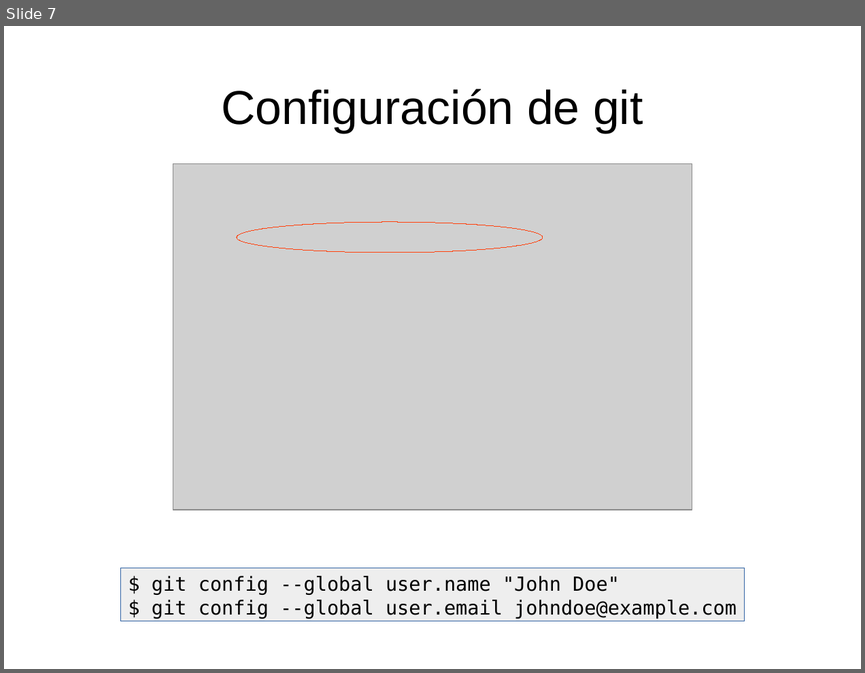
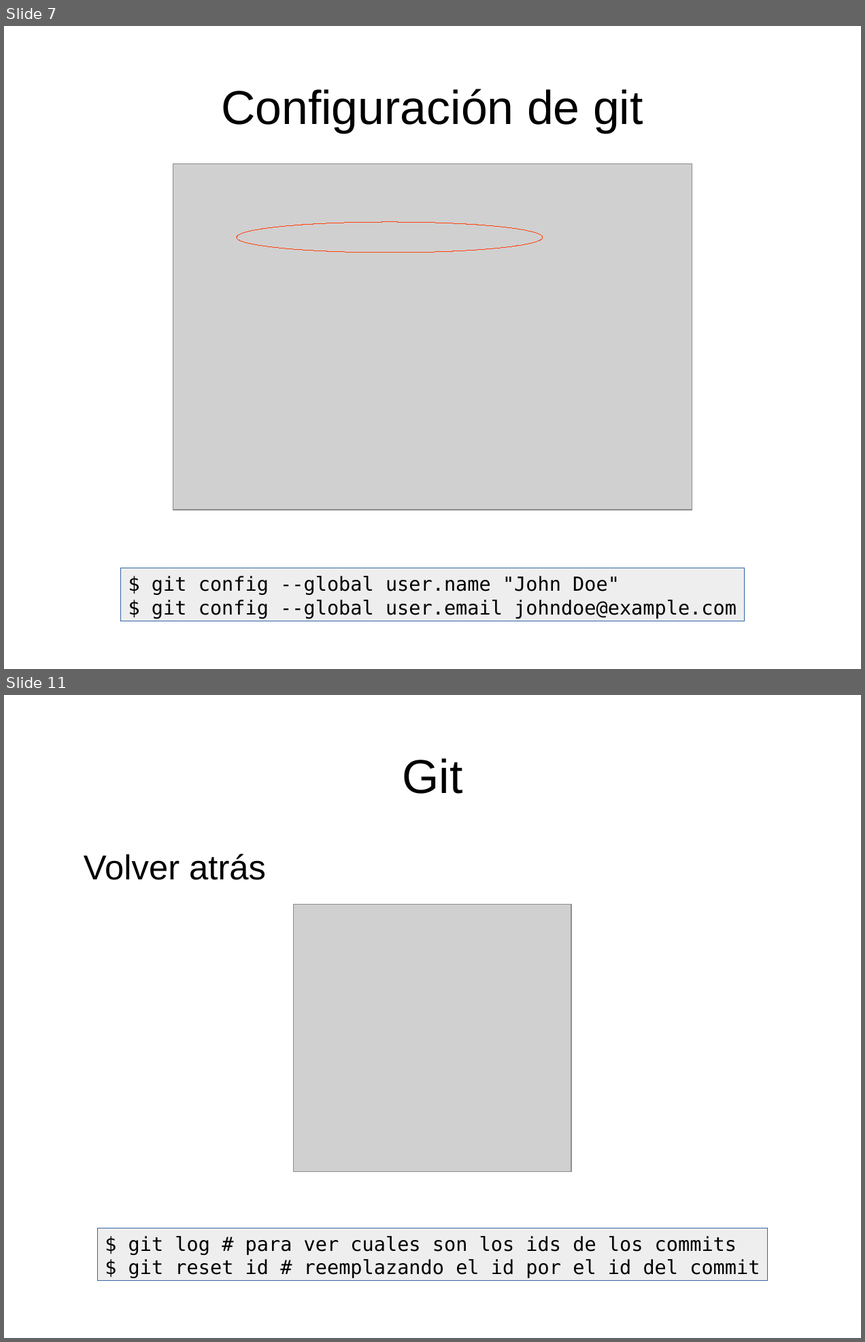
Before and after one commit to franperr/introduccion-git-github, a slide deck: Diapositivas.odp. Shown one above the other, each under a label of ours: slide 7 before the commit, slides 7 and 11 after it; the slides between them are not shown. The pictures are 865x673 and 865x1342 pixels, drawn with LibreOffice and Linux fonts; fonts in the diff are those of the drawing; grey boxes stand for pictures. Boxes give left, top, right and bottom in pixels: in the first picture for what was removed or moved away, otherwise in the second. Text is boxed around its words. In the diff, an @@ line names an element or a change of style, - is before the commit and + after.

```diff
--- a/Diapositivas.odp
+++ b/Diapositivas.odp
@@ slide 11 added at (4, 695, 861, 1338), background #FFFFFF @@
@@ title added at (402, 758, 462, 794), 44 pt, text #000000 @@
+Git
@@ text added at (84, 853, 266, 880), 32 pt, text #000000 @@
+Volver atrás
@@ picture added at (294, 904, 572, 1172) @@
@@ rectangle added at (97, 1227, 768, 1280), fill #EEEEEE, outline #3465A4 0 pt, 18 pt, text #000000 @@
+$ git log # para ver cuales son los ids de los commits
+$ git reset id # reemplazando el id por el id del commit
```
Also in this commit, not shown: 3 slides changed, 4 other slides added.
